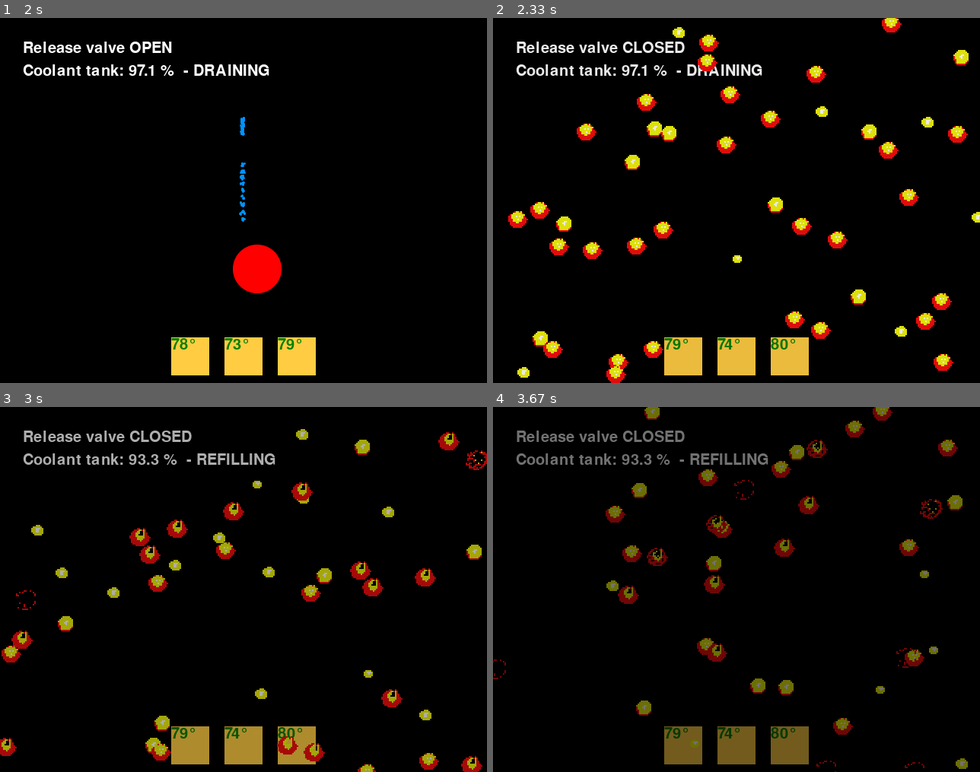
Above: before the commit, frames 1-4 (two rows, left to right).
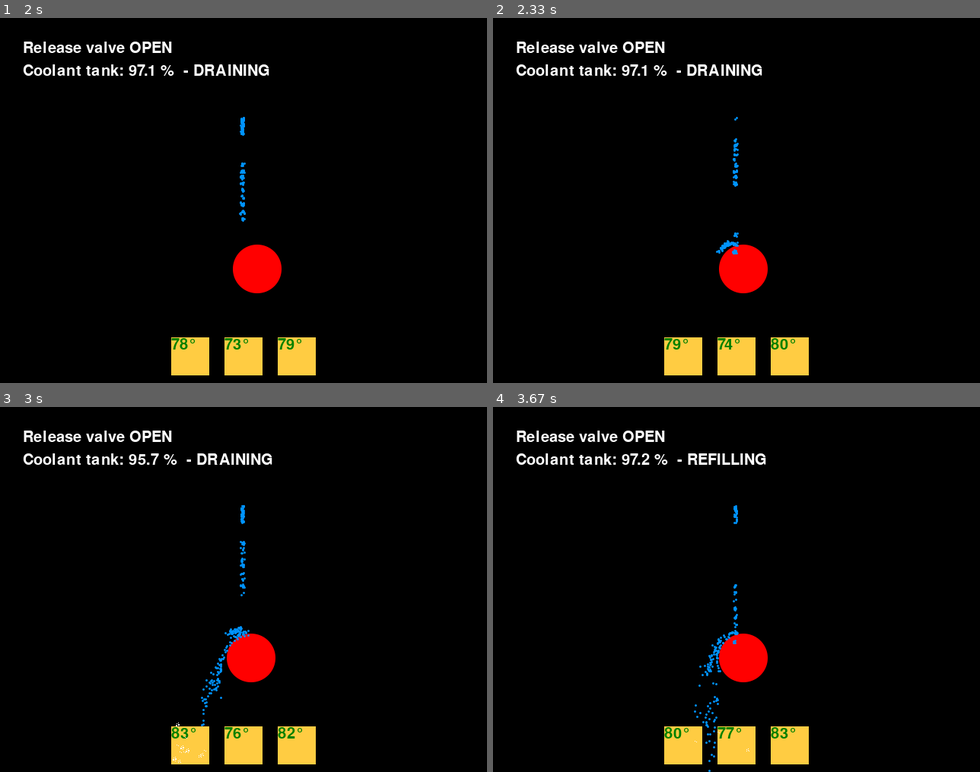
Above: after the commit, the same moments.

Repository: rkibria/Pygame-Community-Easter-Jam-2023
Game: pygame game, started from main.py
Two runs of this game, one before a commit and one after it. Both use one fixed random seed, a clock stepped at 60 frames per second and the inputs below.
Inputs:
- Up to frame 1 (2 s): tap Space at 0.33, 1.23, 1.53, 1.73 s; hold D 0.67-1.13 s; hold D 1.17-1.63 s; hold A from 1.67 s (still down)
- Up to frame 2 (2.33 s): tap Space at 2.03, 2.3 s; release A at 2.2 s; hold A from 2.23 s (still down)
- Up to frame 3 (3 s): tap Space at 2.6, 2.73 s; release A at 2.63 s; hold D from 2.67 s (still down)
- Up to frame 4 (3.67 s): tap Space at 3.03, 3.4 s; release D at 3.3 s; hold A from 3.33 s (still down)

Frame 1 is identical in both runs. In frame 2, 6.7% of the frame differs, in the area x 3-100%, y 0-100%; in frame 3, 9.5%, in the area x 0-100%, y 6-100%; in frame 4, 9.2%.

Commit message:
restore 300

Diff:
--- a/main.py
+++ b/main.py
@@ -191,7 +191,7 @@
         "medium_temp": 100, # graphical only
         "high_temp": 200, # graphical only
         "crit_temp": 250, # graphical only
-        "max_temp": 80.0,
+        "max_temp": 300.0,
         "escalation": 1.0,
 
         "temp_per_particle": 0.2,
